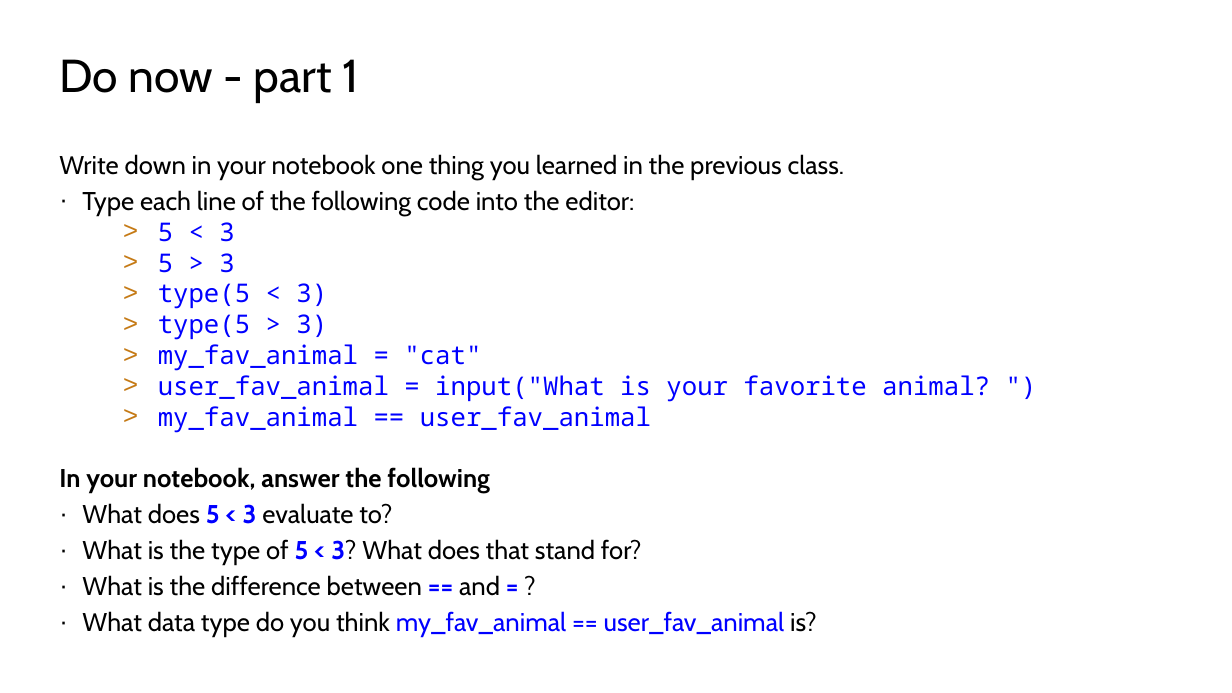
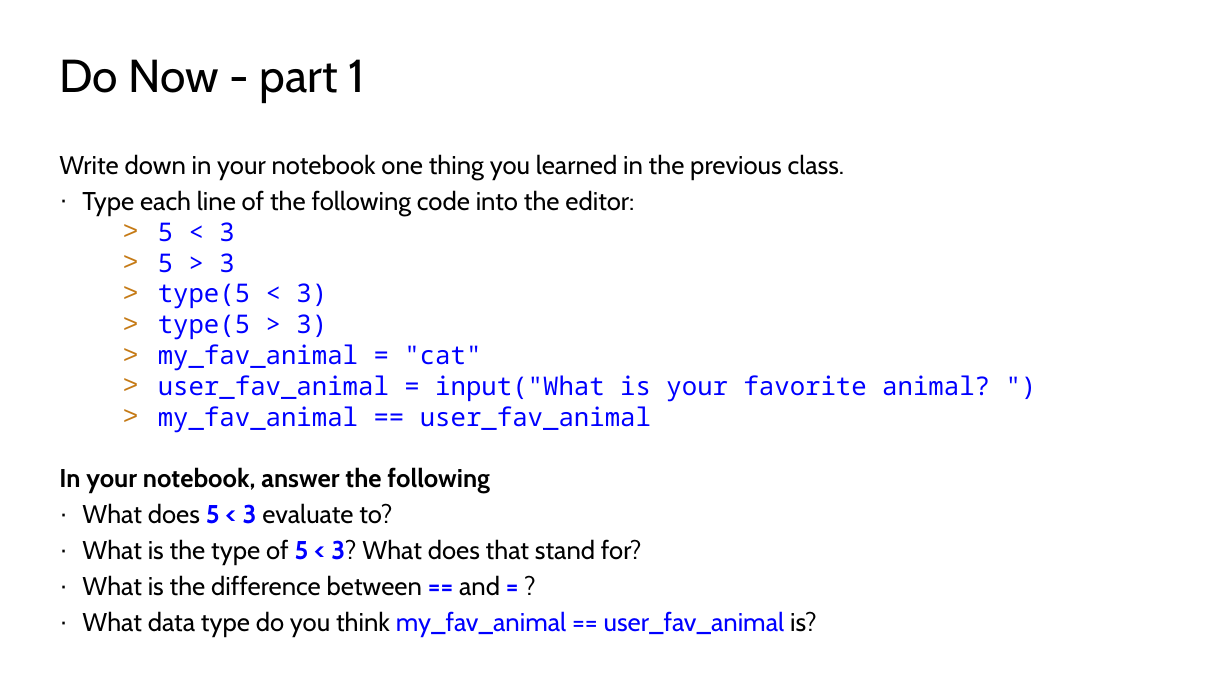
Before and after one commit to TEALSK12/2nd-semester-introduction-to-computer-science, a slide deck: slide 4 of docs/units/2_unit/slidedecks/Intro Python 2.02 TEALS.pptx. Drawn at 1232x693 pixels with LibreOffice and Linux fonts; fonts in the diff are those of the drawing; background and template pictures are left out. Boxes give left, top, right and bottom in pixels: in the first picture for what was removed or moved away, otherwise in the second. Text is boxed around its words. In the diff, an @@ line names an element or a change of style, - is before the commit and + after.

```diff
--- a/docs/units/2_unit/slidedecks/Intro Python 2.02 TEALS.pptx
+++ b/docs/units/2_unit/slidedecks/Intro Python 2.02 TEALS.pptx
@@ title at (x1=59, y1=59, x2=364, y2=103): text changed @@
-Do now - part 1
+Do Now - part 1
```
Also in this commit, not shown: 12 other slides changed, 9 other files.
